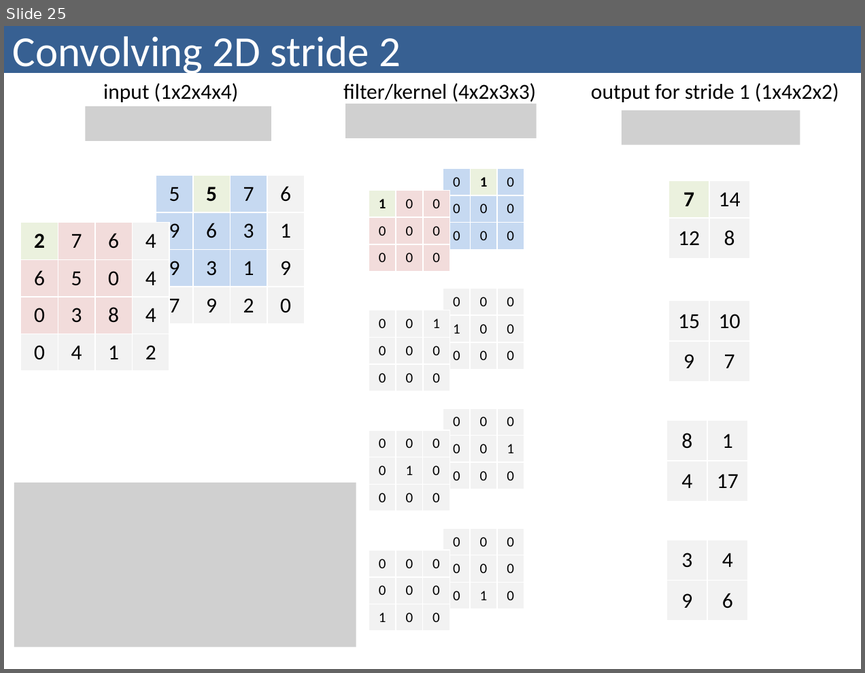
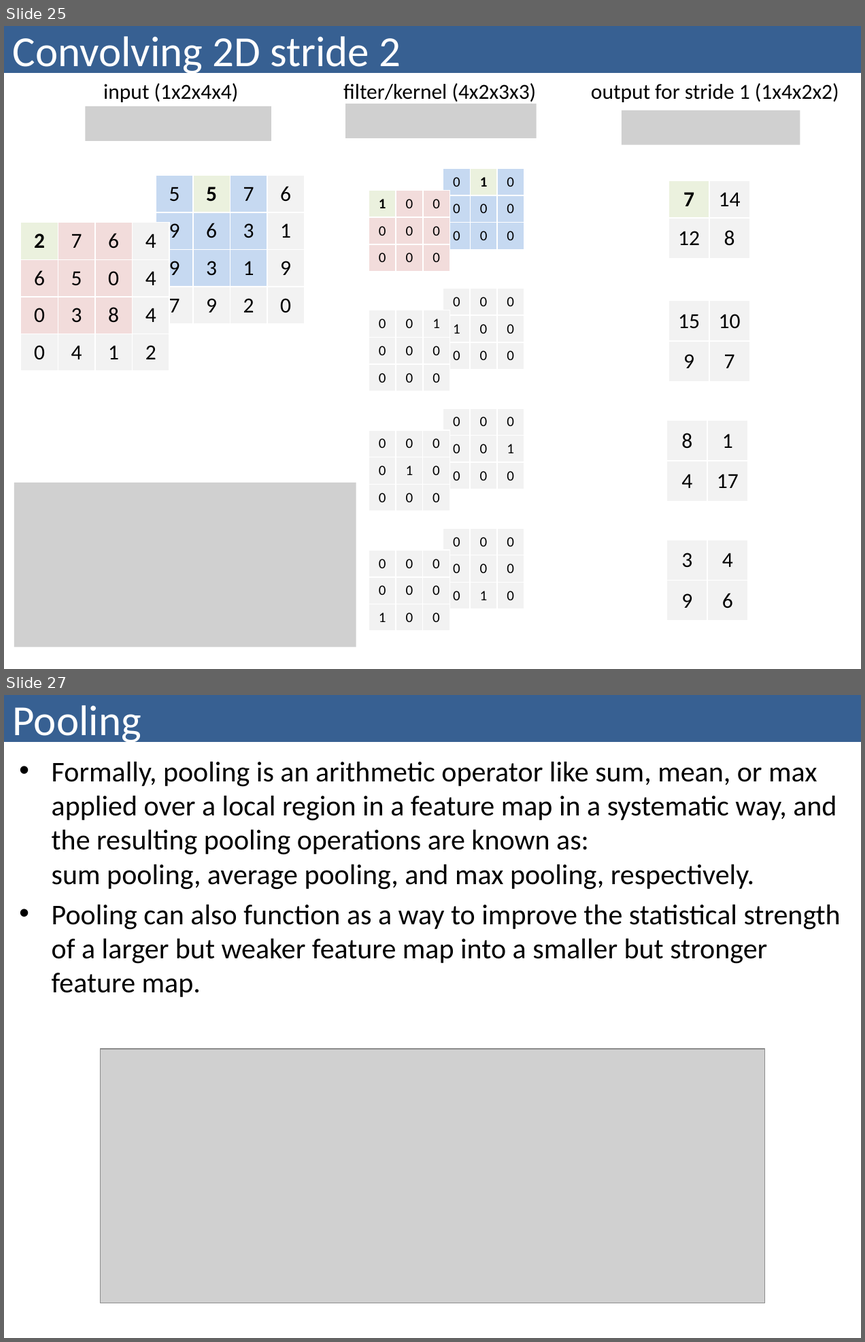
Before and after one commit to bzitko/nlp_repo, a slide deck: slides/nlp p03 feed forward networks/nlp p03.4 convolutional neural network.pptx. Shown one above the other, each under a label of ours: slide 25 before the commit, slides 25 and 27 after it; the slides between them are not shown. The pictures are 865x673 and 865x1342 pixels, drawn with LibreOffice and Linux fonts; fonts in the diff are those of the drawing; grey boxes stand for pictures. Boxes give left, top, right and bottom in pixels: in the first picture for what was removed or moved away, otherwise in the second. Text is boxed around its words. In the diff, an @@ line names an element or a change of style, - is before the commit and + after.

```diff
--- a/slides/nlp p03 feed forward networks/nlp p03.4 convolutional neural network.pptx
+++ b/slides/nlp p03 feed forward networks/nlp p03.4 convolutional neural network.pptx
@@ slide 27 added at <box>4,695,861,1338</box>, background #FFFFFF @@
@@ title added at <box>4,695,861,742</box>, fill #376092, 36 pt, text #FFFFFF @@
+Pooling
@@ text added at <box>52,761,840,997</box>, 24 pt, text #000000 @@
+• Formally, pooling is an arithmetic operator like sum, mean, or max applied over a local region in a feature map in a systematic way, and the resulting pooling operations are known as:
+  sum pooling, average pooling, and max pooling, respectively.
+• Pooling can also function as a way to improve the statistical strength of a larger but weaker feature map into a smaller but stronger feature map.
@@ picture added at <box>100,1049,764,1304</box> @@
```
Also in this commit, not shown: 2 slides changed, 3 other slides added, 7 slides removed, 8 other files.
